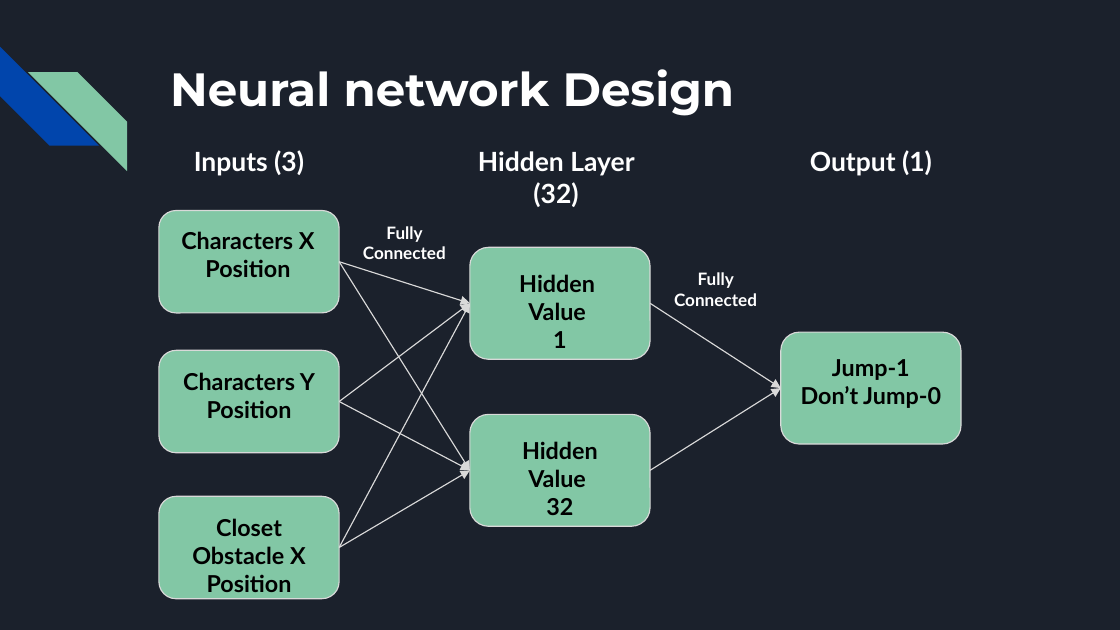
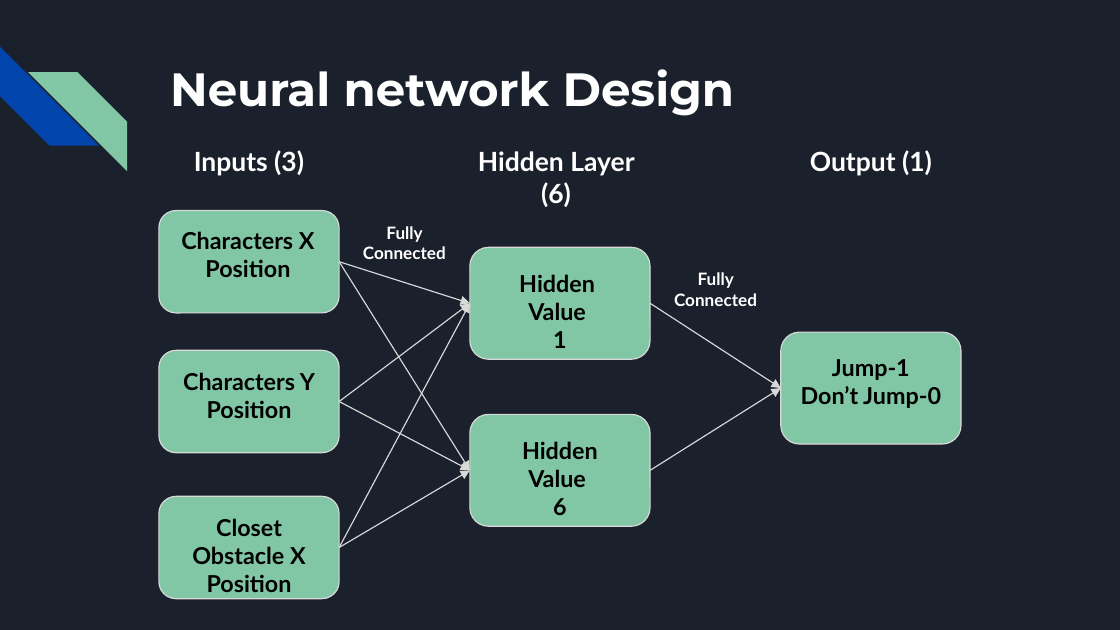
Before and after one commit to JackFennell2195/Project-II, a slide deck: slide 7 of Documents/Project IV Final Presentation.pptx. Drawn at 1120x630 pixels with LibreOffice and Linux fonts; fonts in the diff are those of the drawing. Boxes give left, top, right and bottom in pixels: in the first picture for what was removed or moved away, otherwise in the second. Text is boxed around its words. In the diff, an @@ line names an element or a change of style, - is before the commit and + after.

```diff
--- a/Documents/Project IV Final Presentation.pptx
+++ b/Documents/Project IV Final Presentation.pptx
@@ text at [478, 151, 634, 207]: text changed @@
-Hidden Layer (32)
+Hidden Layer (6)
@@ text at [553, 498, 567, 515]: text changed @@
-32
+6
```
Also in this commit, not shown: 14 other files.
